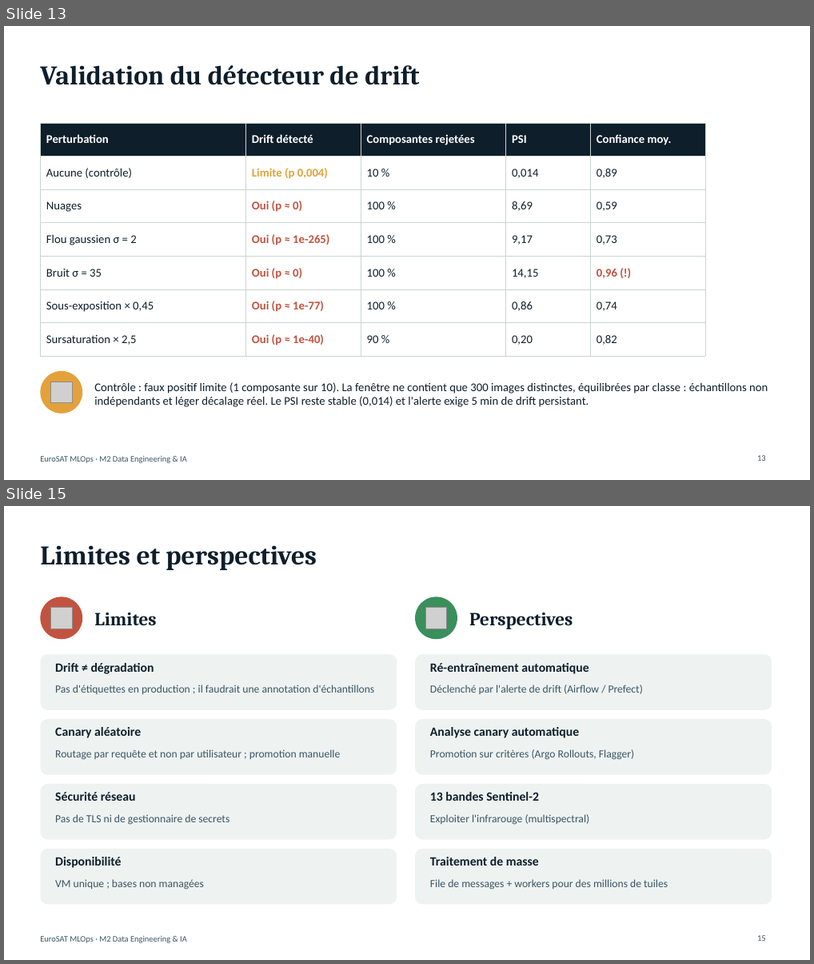
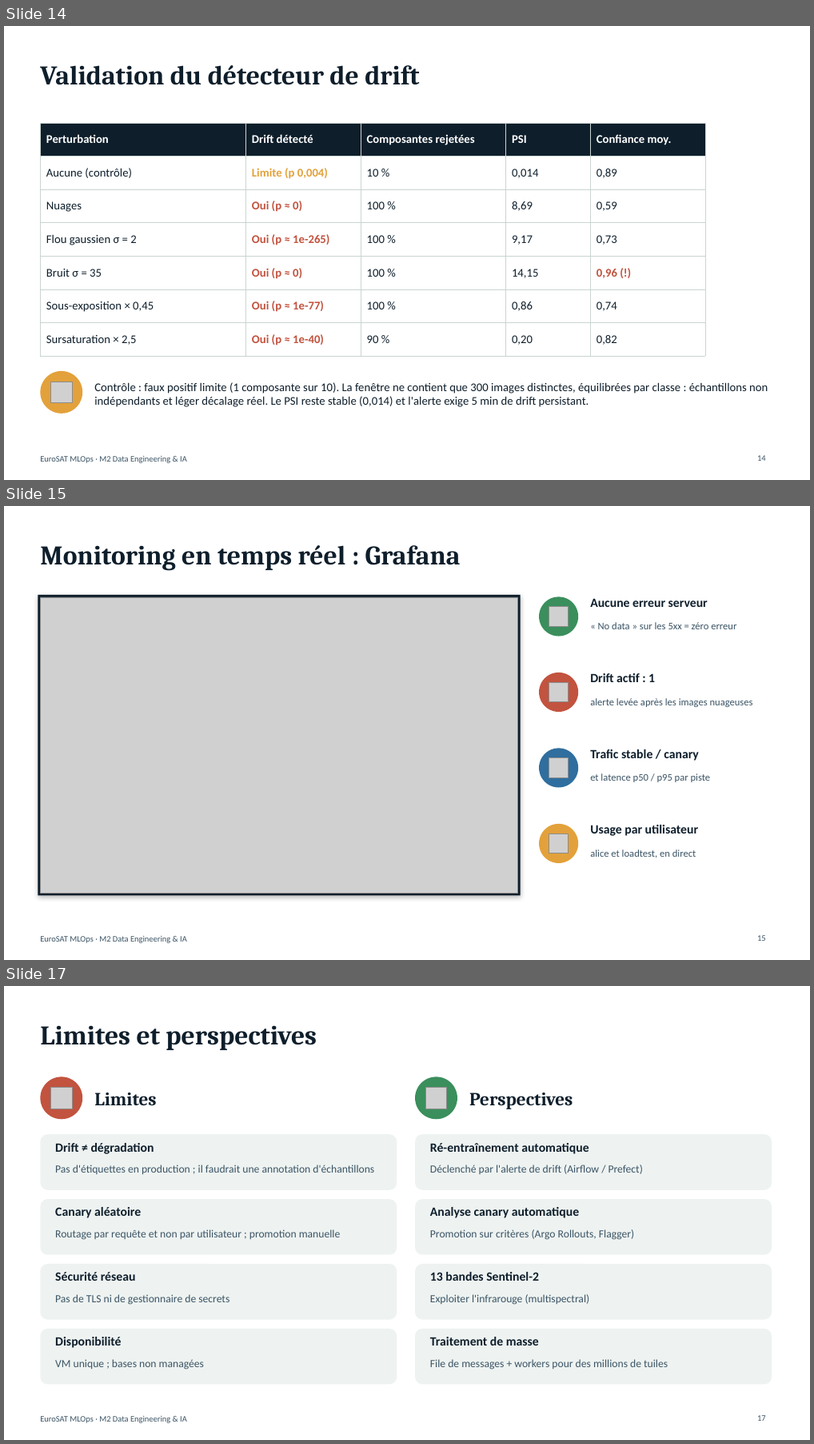
Before and after one commit to nplnguyen/eurosat-mlops, a slide deck: presentation/soutenance-mlops-eurosat.pptx. Shown one above the other, each under a label of ours: slides 13 and 15 before the commit, slides 14, 15 and 17 after it; the slides between them are not shown. The pictures are 814x964 and 814x1444 pixels, drawn with LibreOffice and Linux fonts; fonts in the diff are those of the drawing; grey boxes stand for pictures. Boxes give left, top, right and bottom in pixels: in the first picture for what was removed or moved away, otherwise in the second. Text is boxed around its words. In the diff, an @@ line names an element or a change of style, - is before the commit and + after.

```diff
--- a/presentation/soutenance-mlops-eurosat.pptx
+++ b/presentation/soutenance-mlops-eurosat.pptx
@@ slide 15 added at (4, 506, 810, 960), background #FFFFFF; not listed: 1 template element that a slide beside it also shows @@
@@ title added at (40, 545, 461, 571), 32 pt, text #0E1E2B, bold @@
+Monitoring en temps réel : Grafana
@@ rectangle added at (38, 595, 521, 896), fill #0E1E2B @@
@@ picture added at (40, 597, 518, 893) @@
@@ ellipse added at (539, 596, 578, 636), fill #3A8F5C @@
@@ text added at (590, 598, 708, 607), 15 pt, text #0E1E2B, bold @@
+Aucune erreur serveur
@@ picture added at (549, 607, 569, 626) @@
@@ text added at (598, 622, 737, 629), 12 pt, text #3C5566 @@
+« No data » sur les 5xx = zéro erreur
@@ ellipse added at (539, 672, 578, 712), fill #C2533F @@
@@ text added at (590, 673, 655, 682), 15 pt, text #0E1E2B, bold @@
+Drift actif : 1
@@ picture added at (549, 682, 569, 702) @@
@@ text added at (590, 698, 754, 707), 12 pt, text #3C5566 @@
+alerte levée après les images nuageuses
@@ ellipse added at (539, 748, 578, 788), fill #2F6E9E @@
@@ picture added at (549, 758, 569, 778) @@
@@ text added at (590, 749, 699, 760), 15 pt, text #0E1E2B, bold @@
+Trafic stable / canary
@@ text added at (590, 773, 711, 782), 12 pt, text #3C5566 @@
+et latence p50 / p95 par piste
@@ ellipse added at (539, 824, 578, 863), fill #E3A13B @@
@@ picture added at (549, 833, 569, 853) @@
@@ text added at (590, 824, 698, 836), 15 pt, text #0E1E2B, bold @@
+Usage par utilisateur
@@ text added at (590, 849, 696, 858), 12 pt, text #3C5566 @@
+alice et loadtest, en direct
@@ page number added at (758, 935, 766, 940), 10 pt, text #3C5566 @@
+15
@@ what was slide 13 is now slide 14 @@
@@ page number at (758, 455, 766, 460): text changed @@
-13
+14
@@ what was slide 15 is now slide 17 @@
```
Also in this commit, not shown: 8 slides changed, 1 other slide added.
